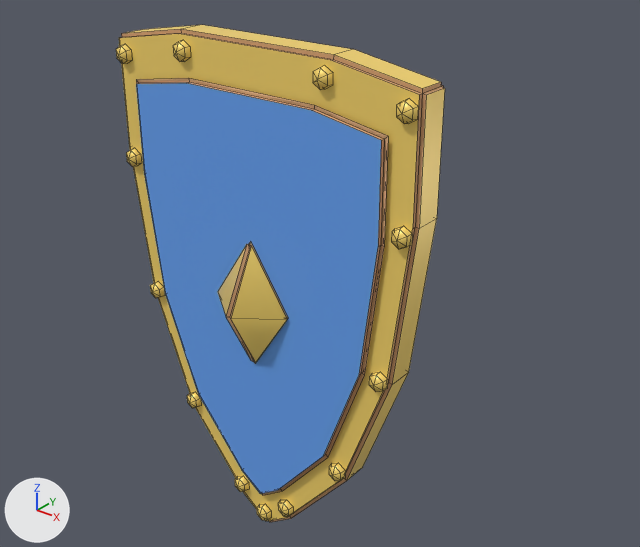
What one commit did to the FBX model Prototype/SwarmGame/Assets/SwarmPrototype/Resources/SwarmModels/Shield_Gilded_Tall.fbx.
Both versions are drawn from a 50 mm lens placed at (2.015, -1.347, 2.681), pointed at (1.071, -0.167, 1.95). The axes (+X, +Y, +Z) are drawn at lower left. The lights are the same throughout. The older version comes first. Mesh edges are drawn as thin lines. Vertices at exactly the same position are counted once.

In view in the first picture: 'Shield_Gilded_Tall'.
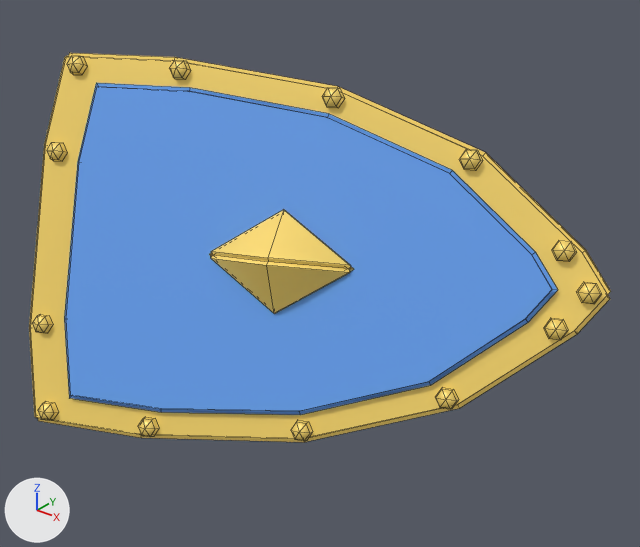
The change, as a diff of the scene's bpy script:
```diff
--- a/Prototype/SwarmGame/Assets/SwarmPrototype/Resources/SwarmModels/Shield_Gilded_Tall.fbx.py
+++ b/Prototype/SwarmGame/Assets/SwarmPrototype/Resources/SwarmModels/Shield_Gilded_Tall.fbx.py
@@ me_shield_gilded_tall @@
-me_shield_gilded_tall.from_pydata(...)  # 483 vertices, 446 faces; spans x 0.58..1.3, y -0.285..-0.045, z 1.294..2.37
+me_shield_gilded_tall.from_pydata(...)  # 496 vertices, 459 faces; spans x 0.527..1.577, y -0.57..0.059, z 1.637..2.321
+# me_shield_gilded_tall part 1: the loose piece of 23 vertices spanning x 0.847..1.033, y -0.285..-0.215, z 1.724..1.996 is multiplied about its middle by the matrix ((-0.177, -0.34, -0.924), (0.372, 0.846, -0.382), (0.911, -0.412, -0.023)), then moved by (0.133, -0.048, 0.163), in mat_metal_gold (yellow #ffdd6f)
+# me_shield_gilded_tall part 2: the loose piece of 13 vertices spanning x 0.588..0.623, y -0.22..-0.2, z 2.285..2.325 is multiplied about its middle by the matrix ((-0.177, -0.34, -0.924), (0.372, 0.846, -0.382), (0.911, -0.412, -0.023)), then moved by (0.181, -0.018, 0.001)
+# me_shield_gilded_tall part 3: the loose piece of 13 vertices spanning x 1.257..1.292, y -0.22..-0.2, z 2.071..2.111 is multiplied about its middle by the matrix ((-0.177, -0.34, -0.924), (0.372, 0.846, -0.382), (0.911, -0.412, -0.023)), then moved by (-0.207, 0.082, 0.188)
+# me_shield_gilded_tall part 4: the loose piece of 13 vertices spanning x 1.22..1.255, y -0.22..-0.2, z 1.774..1.814 is multiplied about its middle by the matrix ((-0.177, -0.34, -0.924), (0.372, 0.846, -0.382), (0.911, -0.412, -0.023)), then moved by (0.079, 0.143, 0.406)
+# me_shield_gilded_tall part 5: the loose piece of 13 vertices spanning x 1.127..1.162, y -0.22..-0.2, z 1.522..1.562 is multiplied about its middle by the matrix ((-0.177, -0.34, -0.924), (0.372, 0.846, -0.382), (0.911, -0.412, -0.023)), then moved by (0.351, 0.155, 0.534)
+# me_shield_gilded_tall part 6: the loose piece of 13 vertices spanning x 0.588..0.623, y -0.22..-0.2, z 2.071..2.111 is multiplied about its middle by the matrix ((-0.177, -0.34, -0.924), (0.372, 0.846, -0.382), (0.911, -0.412, -0.023)), then moved by (0.945, 0.149, -0.073)
+# me_shield_gilded_tall part 7: the loose piece of 13 vertices spanning x 0.625..0.66, y -0.22..-0.2, z 1.774..1.814 is multiplied about its middle by the matrix ((-0.177, -0.34, -0.924), (0.372, 0.846, -0.382), (0.911, -0.412, -0.023)), then moved by (0.876, 0.107, 0.165)
+# me_shield_gilded_tall part 8: the loose piece of 13 vertices spanning x 0.988..1.022, y -0.22..-0.2, z 1.355..1.395 is multiplied about its middle by the matrix ((-0.177, -0.34, -0.924), (0.372, 0.846, -0.382), (0.911, -0.412, -0.023)), then moved by (0.384, -0.009, 0.452)
+# me_shield_gilded_tall part 9: the loose piece of 13 vertices spanning x 0.718..0.753, y -0.22..-0.2, z 1.522..1.562 is multiplied about its middle by the matrix ((-0.177, -0.34, -0.924), (0.372, 0.846, -0.382), (0.911, -0.412, -0.023)), then moved by (0.438, -0.14, 0.194)
+# me_shield_gilded_tall part 10: the loose piece of 13 vertices spanning x 0.858..0.892, y -0.22..-0.2, z 1.355..1.395 is multiplied about its middle by the matrix ((-0.177, -0.34, -0.924), (0.372, 0.846, -0.382), (0.911, -0.412, -0.023)), then moved by (0.03, -0.267, 0.321)
+# me_shield_gilded_tall part 11: the loose piece of 13 vertices spanning x 0.923..0.957, y -0.22..-0.2, z 1.309..1.349 is multiplied about its middle by the matrix ((-0.177, -0.34, -0.924), (0.372, 0.846, -0.382), (0.911, -0.412, -0.023)), then moved by (-0.233, -0.349, 0.362)
+# me_shield_gilded_tall part 12: the loose piece of 13 vertices spanning x 0.755..0.79, y -0.22..-0.2, z 2.313..2.353 is multiplied about its middle by the matrix ((-0.177, -0.34, -0.924), (0.372, 0.846, -0.382), (0.911, -0.412, -0.023)), then moved by (-0.121, -0.298, -0.49)
+# me_shield_gilded_tall part 13: the loose piece of 13 vertices spanning x 1.09..1.125, y -0.22..-0.2, z 2.313..2.353 is multiplied about its middle by the matrix ((-0.177, -0.34, -0.924), (0.372, 0.846, -0.382), (0.911, -0.412, -0.023)), then moved by (-0.519, -0.1, -0.032)
+# me_shield_gilded_tall part 14: the loose piece of 13 vertices spanning x 1.257..1.292, y -0.22..-0.2, z 2.285..2.325 is multiplied about its middle by the matrix ((-0.177, -0.34, -0.924), (0.372, 0.846, -0.382), (0.911, -0.412, -0.023)), then moved by (-0.682, -0.173, -0.158)
+# me_shield_gilded_tall part 15: the loose piece of 84 vertices spanning x 0.58..1.3, y -0.2..-0.13, z 1.294..2.37 is multiplied about its middle by the matrix ((-0.177, -0.34, -0.924), (0.372, 0.846, -0.382), (0.911, -0.412, -0.023)), then moved by (0.129, -0.051, 0.156), in mat_metal_gold (yellow #ffdd6f)
+# me_shield_gilded_tall part 16: a new loose piece of 78 vertices spanning x 0.635..1.503, y -0.529..-0.07, z 1.72..2.276, in mat_team_blue (blue #65a2ef)
+# me_shield_gilded_tall part 17: 65 vertices removed from x 0.638..1.242, y -0.215..-0.2, z 1.378..2.285
+# other edits to the shape of me_shield_gilded_tall do not show in these pictures
 me_shield_gilded_tall.materials.append(mat_metal_gold)
```

Changed parts and their boxes (x1, y1, x2, y2) in the pictures (640 x 547 px; the box of a moved part takes in the faces that stretch with it):
'Shield_Gilded_Tall', reshaped (77% wider, 22% shorter)
    before: (116, 25, 445, 522)
    after: (29, 53, 611, 442)
part 1 of me_shield_gilded_tall, moved or reshaped
    before: (218, 242, 288, 363)
    after: (209, 210, 354, 314)
part 2 of me_shield_gilded_tall, moved or reshaped
    before: (116, 44, 132, 64)
    after: (169, 60, 191, 80)
part 3 of me_shield_gilded_tall, moved or reshaped
    before: (391, 226, 412, 249)
    after: (322, 88, 345, 108)
part 4 of me_shield_gilded_tall, moved or reshaped
    before: (369, 372, 388, 392)
    after: (459, 150, 483, 171)
part 5 of me_shield_gilded_tall, moved or reshaped
    before: (329, 463, 345, 481)
    after: (552, 240, 576, 262)
part 6 of me_shield_gilded_tall, moved or reshaped
    before: (126, 148, 142, 167)
    after: (577, 282, 602, 304)
part 7 of me_shield_gilded_tall, moved or reshaped
    before: (150, 281, 165, 298)
    after: (544, 318, 568, 340)
part 8 of me_shield_gilded_tall, moved or reshaped
    before: (278, 500, 293, 516)
    after: (436, 388, 459, 409)
part 9 of me_shield_gilded_tall, moved or reshaped
    before: (187, 392, 201, 408)
    after: (291, 420, 313, 441)
part 10 of me_shield_gilded_tall, moved or reshaped
    before: (235, 476, 249, 492)
    after: (138, 417, 159, 437)
part 11 of me_shield_gilded_tall, moved or reshaped
    before: (257, 504, 271, 520)
    after: (38, 401, 58, 420)
part 12 of me_shield_gilded_tall, moved or reshaped
    before: (173, 40, 191, 61)
    after: (32, 314, 53, 333)
part 13 of me_shield_gilded_tall, moved or reshaped
    before: (313, 65, 333, 89)
    after: (67, 56, 88, 75)
part 14 of me_shield_gilded_tall, moved or reshaped
    before: (396, 98, 419, 124)
    after: (47, 143, 68, 161)
part 15 of me_shield_gilded_tall, moved or reshaped
    before: (119, 25, 445, 522)
    after: (29, 53, 611, 442)
part 16 of me_shield_gilded_tall, added (blue)
    after: (64, 83, 558, 415)
part 17 of me_shield_gilded_tall, deleted
    before: (136, 78, 388, 495)
